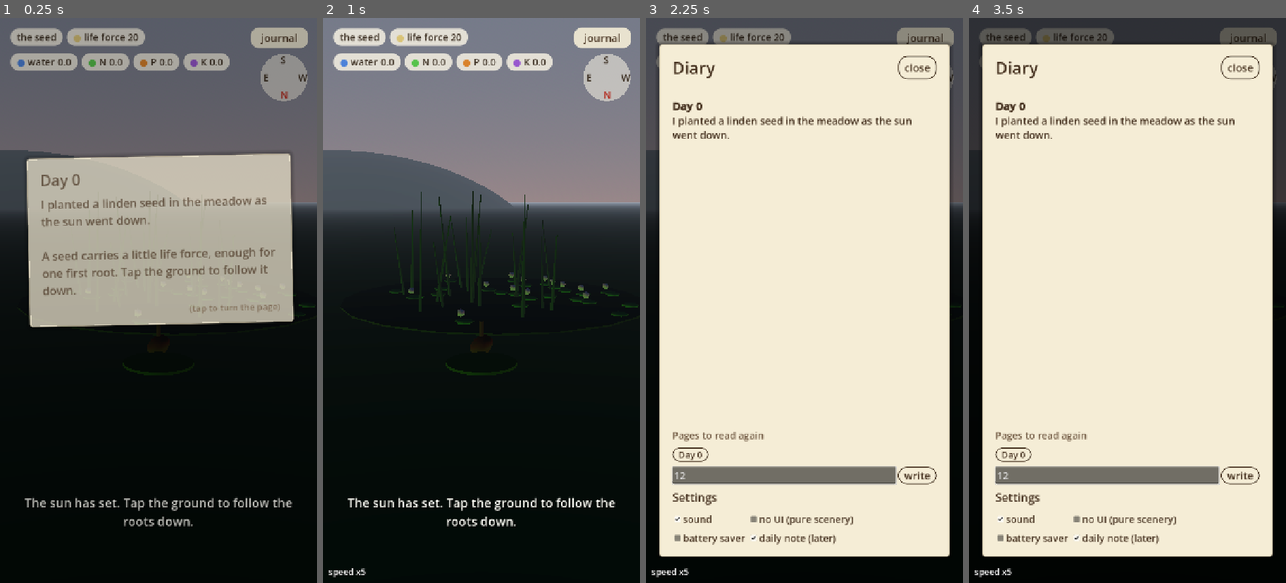
Above: before the commit, frames 1-4 (left to right).
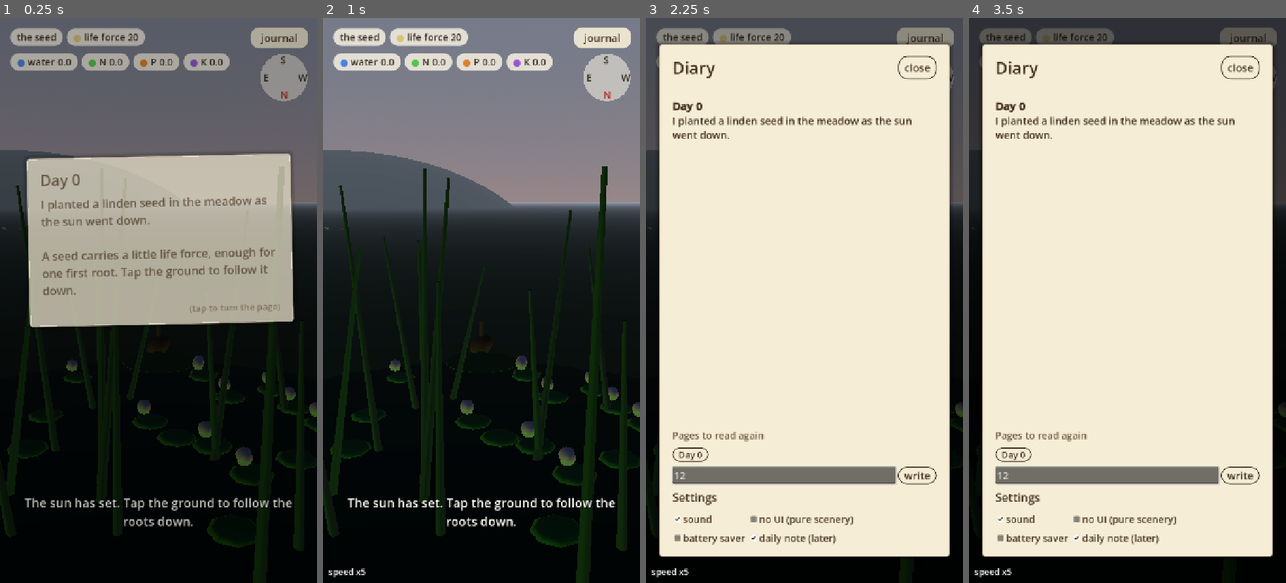
Above: after the commit, the same moments.

Repository: SimonSouleyman/gamdev
Game: Godot game, scene res://main.tscn
Same seed, same stepped clock (60 frames per second), same inputs: the game is played once before the commit and once after it.
Inputs (mouse positions are in pixels of both pictures, inside the frame that each line leads up to):
- Up to frame 1 (0.25 s): no input
- Up to frame 2 (1 s): tap Enter at 0.5 s; move the mouse to (551, 272) at 0.52 s; hold Right (ui_right) from 0.53 s (still down); tap T at 0.6 s; click (551, 272) at 0.67 s; tap Space at 0.77 s
- Up to frame 3 (2.25 s): release Right (ui_right) at 1.25 s; click "journal" at 1.25 s; click (785, 475) at 2.02 s; type "12" at 2.1 s
- Up to frame 4 (3.5 s): click "Day 0" at 2.75 s

The runs differ from the first frame. In frame 1, 1.4% of the frame differs, in the area x 0-100%, y 29-100%; in frame 2, 6.1%, in the area x 0-100%, y 26-100%; in frame 3, less than 0.1%; in frame 4, less than 0.1%.

Commit message:
First night always finds all four nutrients; the spent page names what is missing
Co-Authored-By: Claude Opus 5.5 (1M context) <noreply@anthropic.com>

Diff:
--- a/Tree/main.gd
+++ b/Tree/main.gd
@@ -136,7 +136,7 @@
 				else:
 					_page_once("first_sunset")
 			"spent":
-				_page_once("spent")
+				_spent_page()
 			"night_empty":
 				_page_once("empty_night")
 			"run_done":
@@ -150,6 +150,25 @@
 				if e.begins_with("find:"):
 					var kind := e.substr(5)
 					journal.show_page("find", "A find", "I touched %s.\n\nIt is written in the diary now." % Underground.FIND_TEXTS.get(kind, kind))
+
+
+## The first time the tree runs out: which nutrient is missing and where to find it tonight.
+## Never before the first-morning page (it would come before the sapling is introduced).
+func _spent_page() -> void:
+	if not state.seen_pages.has("sapling") or not state.first_time("spent"):
+		state._spent_announced = false  # ask again later
+		return
+	var body := Pages.body("spent")
+	var missing: Array[String] = []
+	var names: Array[String] = ["water (blue dots)", "nitrogen (green dots)", "phosphorus (orange dots)", "potassium (violet dots)"]
+	for k in range(4):
+		if state.sim.resources.stock[k] < state.sim.cost_per_node * state.sim.species.needs[k]:
+			missing.append(names[k])
+	if not missing.is_empty() and state.sim.resources.stock[0] >= state.sim.cost_per_node:
+		body = "The tree is short of %s, so it only grows very slowly now. Tonight, steer the root toward them.
+
+" % " and ".join(missing) + body
+	journal.show_page("spent", Pages.title("spent"), body)
 
 
 func _page_once(id: String) -> void:
--- a/Tree/shared/game_state.gd
+++ b/Tree/shared/game_state.gd
@@ -217,7 +217,8 @@
 
 ## Called by the tree view at the end of the dawn burst, for the morning diary line.
 func write_morning_line() -> void:
-	diary.add(day_number(), "The linden is %.1f m tall with %d leaf clusters." % [sim.height(), sim.tip_count()])
+	var tips := sim.tip_count()
+	diary.add(day_number(), "The linden is %.1f m tall with %d leaf cluster%s." % [sim.height(), tips, "" if tips == 1 else "s"])
 
 
 # --- moving the day on ------------------------------------------------------
--- a/Tree/shared/underground.gd
+++ b/Tree/shared/underground.gd
@@ -64,11 +64,11 @@
 
 func _generate() -> void:
 	_generate_rocks()
-	# A small mixed starter patch close to the seed, so the very first run always finds food.
-	var a := _rng.randf() * TAU
-	var starter := Vector3(cos(a) * 1.4, -0.9, sin(a) * 1.4)
+	# A small mixed starter patch right where the first root heads (down and north from the seed),
+	# so the very first run finds all four nutrients even if the player barely steers.
+	var starter := Vector3(0.0, -0.8, -1.2)
 	for k in range(4):
-		_add_patch(k, starter, 1.0, [10, 8, 5, 5][k], 1.0)
+		_add_patch(k, starter, 0.9, [10, 8, 7, 7][k], 1.0)
 	# Topsoil: rich N and P patches, moderate water.
 	for _i in range(8):
 		_add_patch(Resources.Kind.NITROGEN, _random_point(0.4, TOPSOIL, 3.0), _rng.randf_range(0.8, 1.4), _rng.randi_range(22, 36), 1.2)
--- a/Tree/tests/test_game_state.gd
+++ b/Tree/tests/test_game_state.gd
@@ -246,3 +246,23 @@
 		if h.take_events().has("morning"):
 			got_morning = true
 	t.check(got_morning, "the morning (sapling page, diary line) still comes after a load")
+
+
+func test_an_unsteered_first_night_still_brings_all_four_nutrients() -> void:
+	# QA: a first root that the player barely steered could miss phosphorus, and day 1 stalled.
+	var missing: Array = []
+	var weak_days: Array = []
+	for seed in range(30, 40):
+		var g := GameState.new_game(seed)
+		g.dive()
+		_play_night(g, 0, Vector2.ZERO)
+		for k in range(4):
+			if g.sim.resources.amount(k) < 1.0:
+				missing.append("seed %d kind %d" % [seed, k])
+		_until_phase_changes(g, 0.1)
+		var before := g.sim.graph.size()
+		_until_phase_changes(g, 1.0)
+		if g.sim.graph.size() - before < 20:
+			weak_days.append(seed)
+	t.check(missing.is_empty(), "the starter patch feeds every kind: missing %s" % str(missing))
+	t.check(weak_days.is_empty(), "day 1 grows a real sapling (weak seeds %s)" % str(weak_days))
